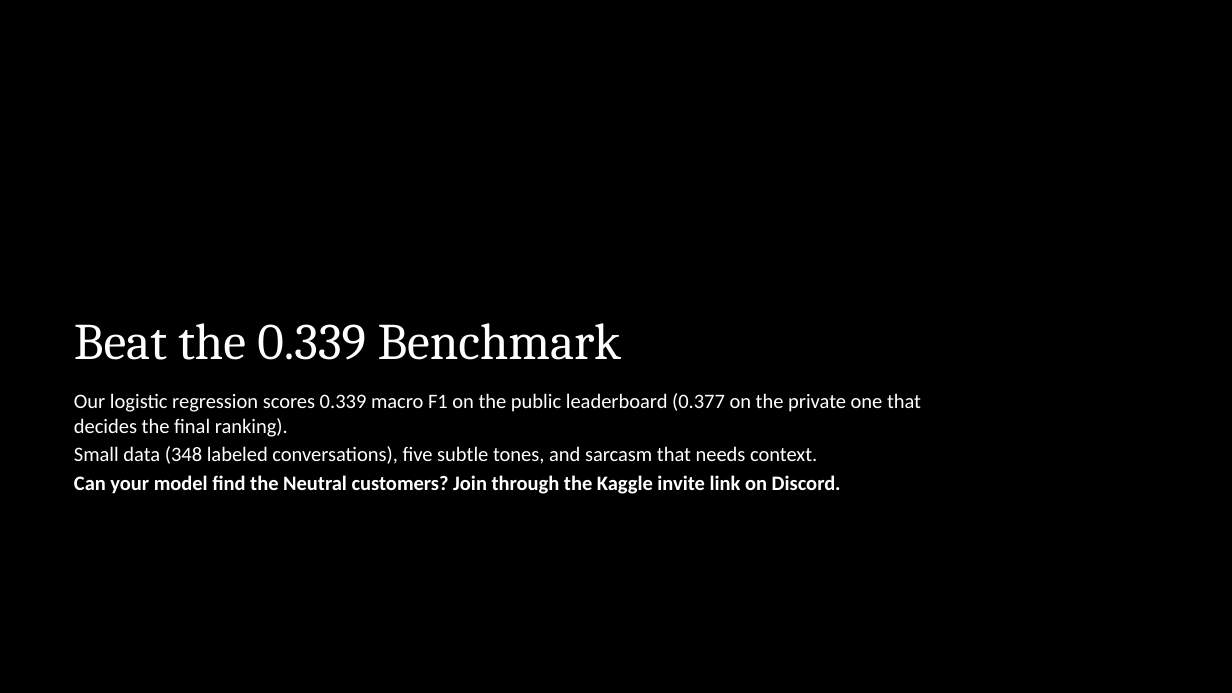
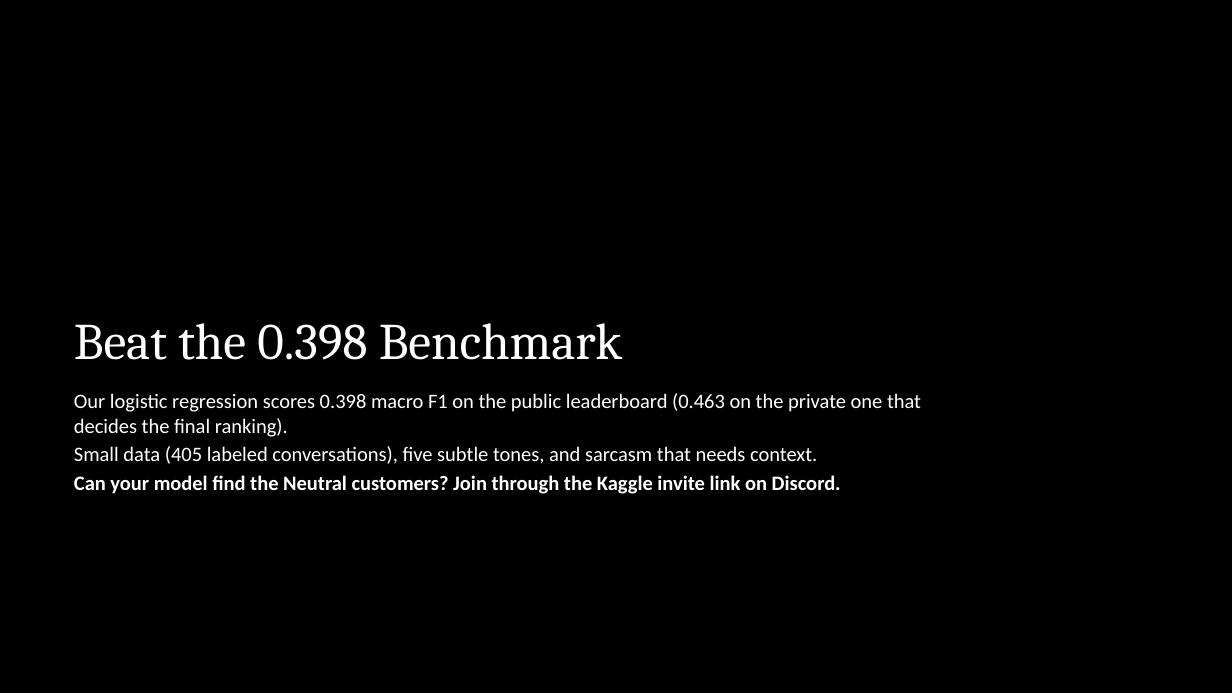
Before and after one commit to VenkatRepaka/CONVOSENSE, a slide deck: slide 12 of docs/phase2a.pptx. Drawn at 1232x693 pixels with LibreOffice and Linux fonts; fonts in the diff are those of the drawing. Boxes give left, top, right and bottom in pixels: in the first picture for what was removed or moved away, otherwise in the second. Text is boxed around its words. In the diff, an @@ line names an element or a change of style, - is before the commit and + after.

Commit message:
Update baseline scores and documentation for improved clarity and accuracy
- Revised `baseline_scores.csv` to reflect updated macro F1 scores for majority, random, dummy selected, and logistic regression models.
- Adjusted `llm_sample_comparison.csv` and `logistic_regression_search.csv` to include new scores and ensure consistency across datasets.
- Enhanced `per_class_f1.csv` with updated F1 scores for various tones, improving the accuracy of model evaluations.
- Added new files `llm_sample_comparison_six_annotator_split.csv`, `llm_scores_six_annotator_split.csv`, and `predictions_gpt5_six_annotator_split.csv` for detailed LLM performance analysis.
- Updated `run.json` to clarify the leaderboard scoring methodology and the number of test conversations.
- Revised `kaggle_page.md` to reflect changes in the dataset sizes and clarify the competition structure.

```diff
--- a/docs/phase2a.pptx
+++ b/docs/phase2a.pptx
@@ title at (x1=74, y1=323, x2=623, y2=360): text changed @@
-Beat the 0.339 Benchmark
+Beat the 0.398 Benchmark
@@ text at (x1=74, y1=393, x2=921, y2=464): text changed @@
-Our logistic regression scores 0.339 macro F1 on the public leaderboard (0.377 on the private one that decides the final ranking).
-Small data (348 labeled conversations), five subtle tones, and sarcasm that needs context.
+Our logistic regression scores 0.398 macro F1 on the public leaderboard (0.463 on the private one that decides the final ranking).
+Small data (405 labeled conversations), five subtle tones, and sarcasm that needs context.
```
Also in this commit, not shown: 9 other slides changed, 43 other files.
